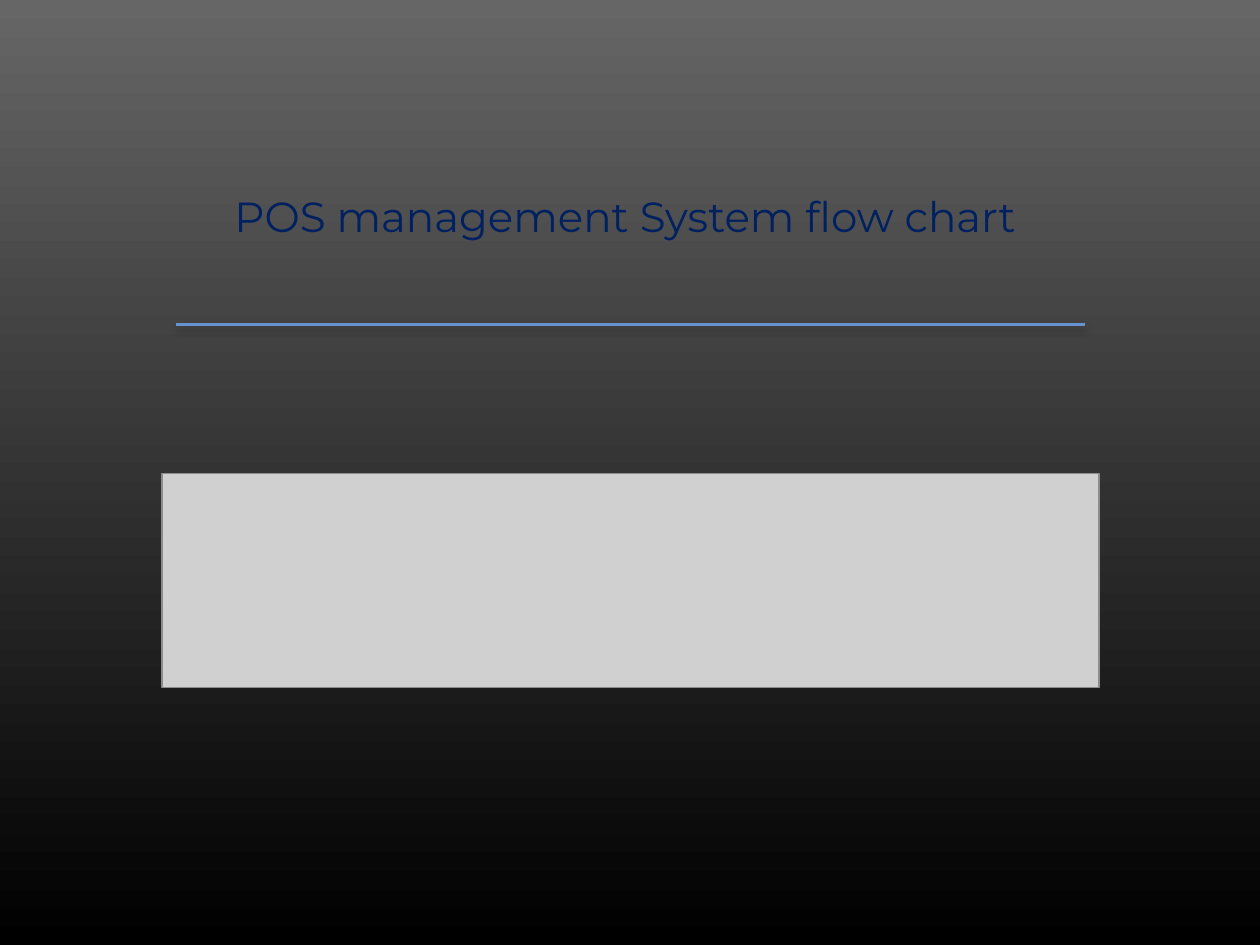
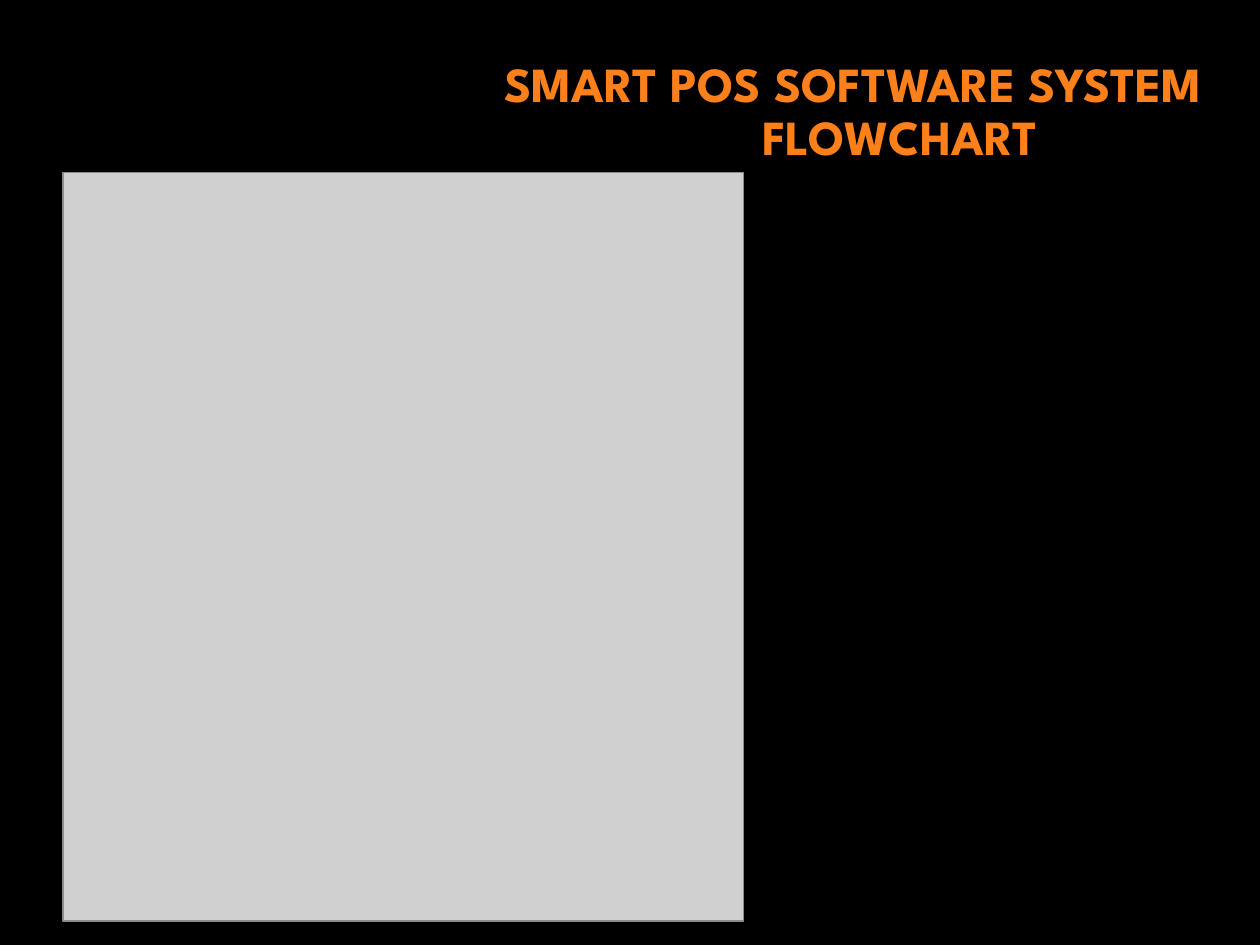
Before and after one commit to RafiaBonna/core_php, a slide deck: slide 7 of project_proposal/rafiabonna.pptx. Drawn at 1260x945 pixels with LibreOffice and Linux fonts; fonts in the diff are those of the drawing; grey boxes stand for pictures; background and template pictures are left out. Boxes give left, top, right and bottom in pixels: in the first picture for what was removed or moved away, otherwise in the second. Text is boxed around its words. In the diff, an @@ line names an element or a change of style, - is before the commit and + after.

```diff
--- a/project_proposal/rafiabonna.pptx
+++ b/project_proposal/rafiabonna.pptx
@@ background picture (left out) to #000000 @@
@@ title at [504,69,1201,156]: text changed; size 24 to 28 pt; font Montserrat to League Spartan; text colour #002060 to #FE801A; bold on @@
-POS management System flow chart
+SMART POS SOFTWARE SYSTEM
+FLOWCHART
@@ picture: place and size @@
-picture at [163,474,1100,688]
+picture at [63,173,743,921]
@@ line removed from (176, 325) to (1085, 325) @@
```
Also in this commit, not shown: 15 other slides changed, 2 slides added, 2 slides removed, 6 other files.
